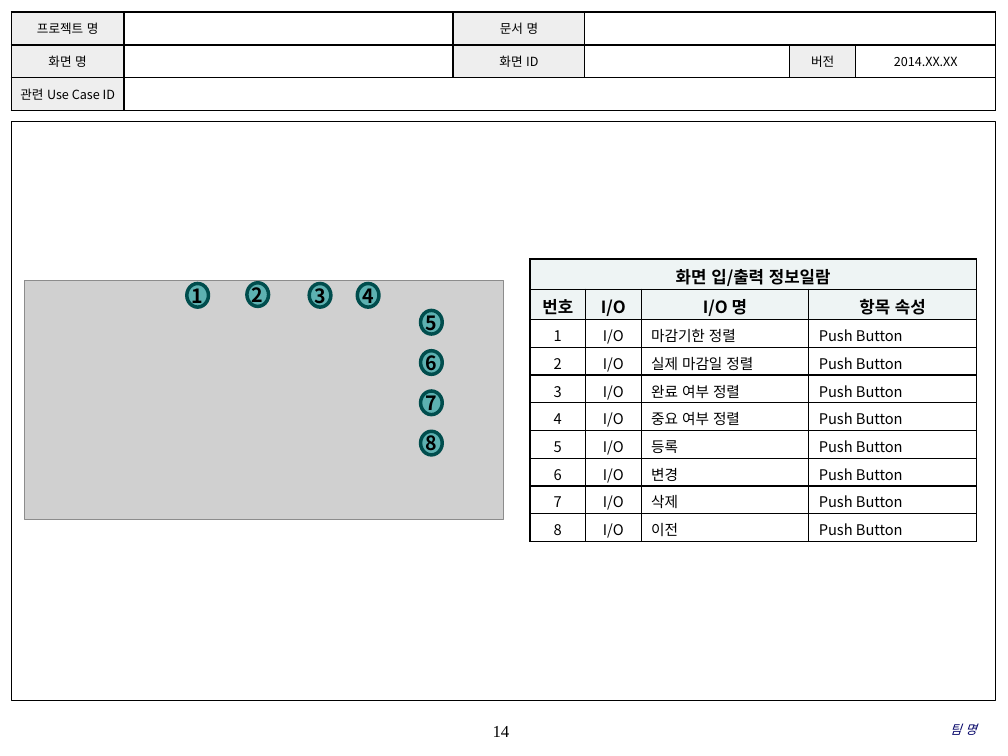
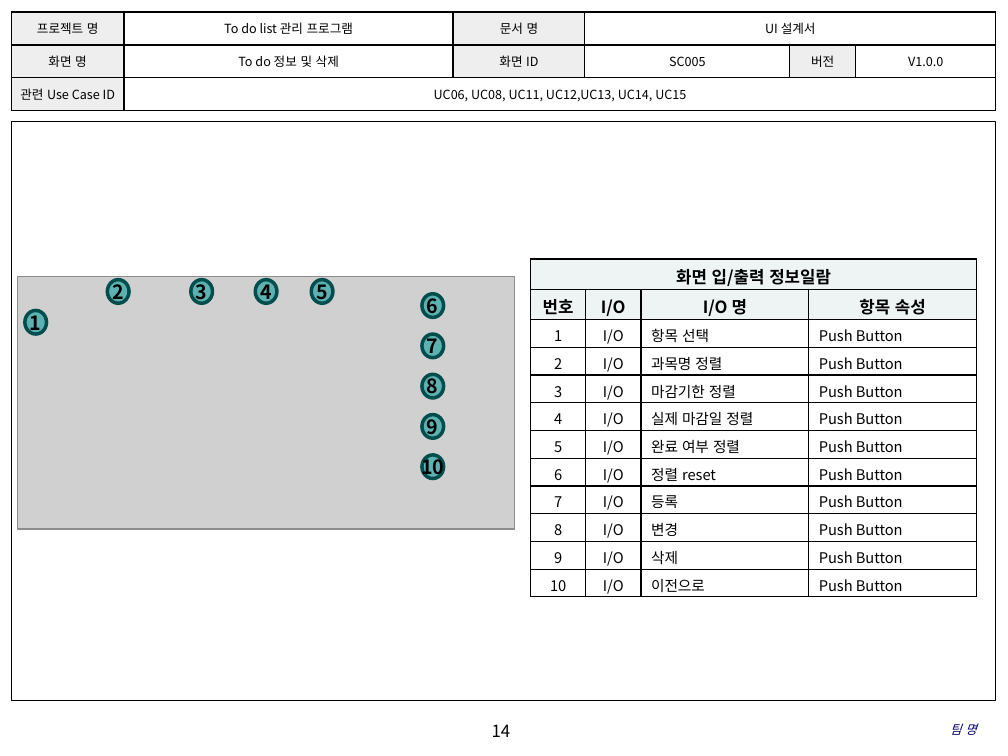
Before and after one commit to SE-admin/7, a slide deck: slide 14 of doc/3_ 설계서/UI Design Template.pptx. Drawn at 1008x756 pixels with LibreOffice and Linux fonts; fonts in the diff are those of the drawing; grey boxes stand for pictures; background and template pictures are left out. Boxes give left, top, right and bottom in pixels: in the first picture for what was removed or moved away, otherwise in the second. Text is boxed around its words. In the diff, an @@ line names an element or a change of style, - is before the commit and + after.

Commit message:
UI Design Template|doc|UI디자인오타수정

```diff
--- a/doc/3_ 설계서/UI Design Template.pptx
+++ b/doc/3_ 설계서/UI Design Template.pptx
@@ table at (11,12,995,111) @@
-row 1, column 2: 
+row 1, column 2: To do list 관리 프로그램
-row 1, column 4: 
+row 1, column 4: UI 설계서
-row 2: 화면 명 |  | 화면 ID |  | 버전 | 2014.XX.XX
+row 2: 화면 명 | To do 정보 및 삭제 | 화면 ID | SC005 | 버전 | V1.0.0
-row 3, column 2: 
+row 3, column 2: UC06, UC08, UC11, UC12,UC13, UC14, UC15
@@ table at (531,259,976,598) @@
-row 3: 1 | I/O | 마감기한 정렬 | Push Button
-row 4: 2 | I/O | 실제 마감일 정렬 | Push Button
-row 5: 3 | I/O | 완료 여부 정렬 | Push Button
-row 6: 4 | I/O | 중요 여부 정렬 | Push Button
-row 7: 5 | I/O | 등록 | Push Button
-row 8: 6 | I/O | 변경 | Push Button
-row 9: 7 | I/O | 삭제 | Push Button
-row 10: 8 | I/O | 이전 | Push Button
+row 3: 1 | I/O | 항목 선택 | Push Button
+row 4: 2 | I/O | 과목명 정렬 | Push Button
+row 5: 3 | I/O | 마감기한 정렬 | Push Button
+row 6: 4 | I/O | 실제 마감일 정렬 | Push Button
+row 7: 5 | I/O | 완료 여부 정렬 | Push Button
+row 8: 6 | I/O | 정렬 reset | Push Button
+row 9: 7 | I/O | 등록 | Push Button
+row 10: 8 | I/O | 변경 | Push Button
+row 11: 9 | I/O | 삭제 | Push Button
+row 12: 10 | I/O | 이전으로 | Push Button
@@ picture: place and size @@
-picture at (25,280,504,519)
+picture at (17,276,514,528)
@@ ellipse "2": place and size @@
-ellipse "2" at (247,283,269,306)
+ellipse "2" at (107,279,129,302)
@@ ellipse "3": place and size @@
-ellipse "3" at (309,283,332,306)
+ellipse "3" at (191,279,213,302)
@@ ellipse "4": place and size @@
-ellipse "4" at (357,283,379,306)
+ellipse "4" at (255,279,277,302)
@@ ellipse "5": place and size @@
-ellipse "5" at (420,310,443,334)
+ellipse "5" at (311,279,334,302)
@@ ellipse "6": place and size @@
-ellipse "6" at (420,351,443,374)
+ellipse "6" at (422,293,445,317)
@@ ellipse "1": place and size @@
-ellipse "1" at (186,283,209,306)
+ellipse "1" at (25,310,47,334)
@@ ellipse "7": place and size @@
-ellipse "7" at (420,391,443,414)
+ellipse "7" at (422,334,445,357)
@@ ellipse "8": place and size @@
-ellipse "8" at (420,431,443,455)
+ellipse "8" at (422,374,445,397)
@@ ellipse added at (422,414,445,437), fill #009999 at 55% opacity, outline #004C4C 2.5 pt, 14 pt, text #000000, bold @@
+9
@@ ellipse added at (422,455,445,478), fill #009999 at 55% opacity, outline #004C4C 2.5 pt, 14 pt, text #000000, bold @@
+10
@@ page number at (492,724,511,737): font Times New Roman to Noto Sans CJK KR @@
```
Also in this commit, not shown: 17 other slides changed.
